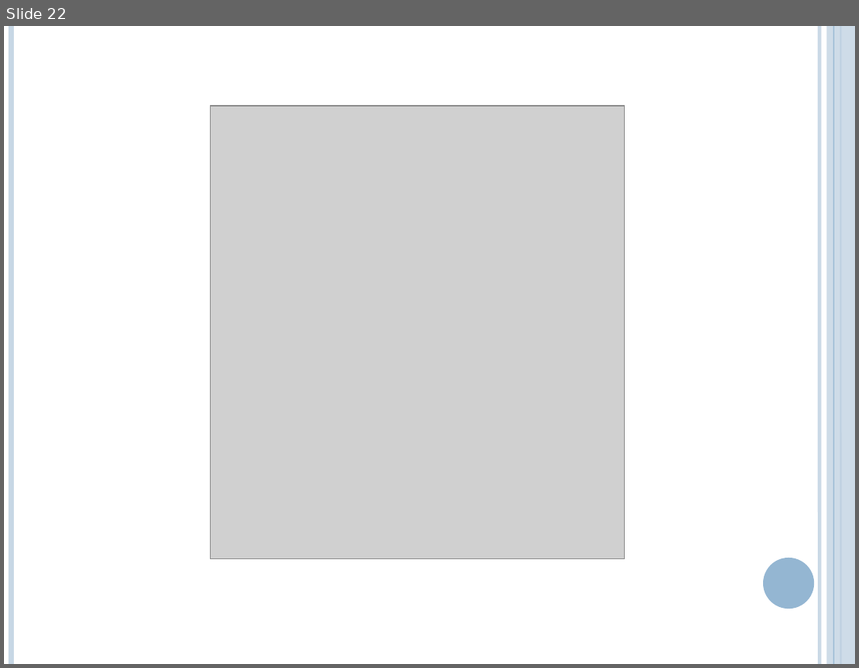
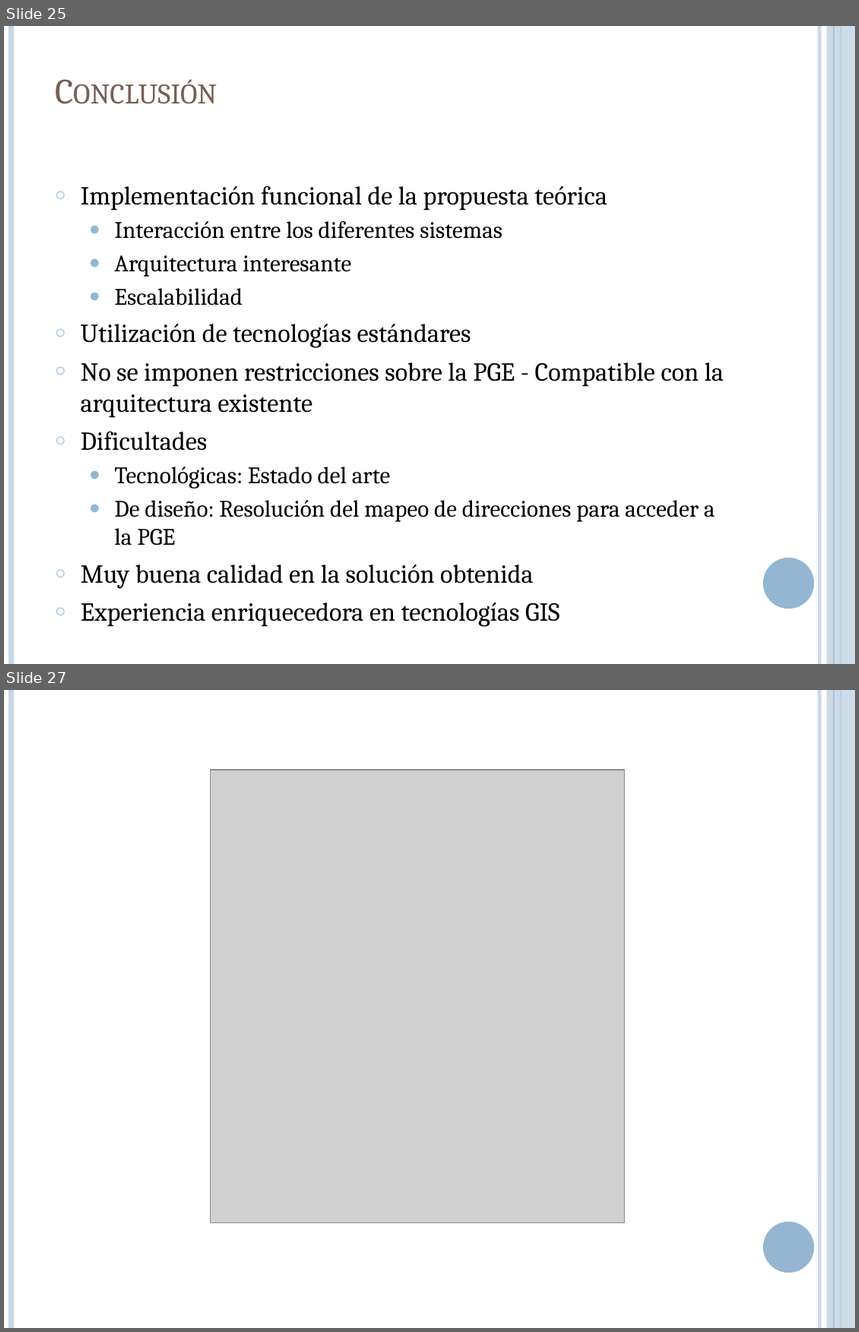
Before and after one commit to lcpaso1/integracion-gis-pge, a slide deck: Presentacion.pptx. Shown one above the other, each under a label of ours: slide 22 before the commit, slides 25 and 27 after it; the slides between them are not shown. The pictures are 859x668 and 859x1332 pixels, drawn with LibreOffice and Linux fonts; fonts in the diff are those of the drawing; grey boxes stand for pictures. Boxes give left, top, right and bottom in pixels: in the first picture for what was removed or moved away, otherwise in the second. Text is boxed around its words. In the diff, an @@ line names an element or a change of style, - is before the commit and + after.

```diff
--- a/Presentacion.pptx
+++ b/Presentacion.pptx
@@ slide 25 added at (x1=4, y1=26, x2=855, y2=664), background #FFFFFF; not listed: 6 template elements that a slide beside it also shows @@
@@ title added at (x1=47, y1=52, x2=742, y2=158), 30 pt, text #775F55, small capitals @@
+Conclusión
@@ text added at (x1=81, y1=186, x2=724, y2=627), 22 pt, text #000000 @@
+○ Implementación funcional de la propuesta teórica
+  ● Interacción entre los diferentes sistemas
+  ● Arquitectura interesante
+  ● Escalabilidad
+○ Utilización de tecnologías estándares
+○ No se imponen restricciones sobre la PGE - Compatible con la arquitectura existente
+○ Dificultades
+  ● Tecnológicas: Estado del arte
+  ● De diseño: Resolución del mapeo de direcciones para acceder a la PGE
+○ Muy buena calidad en la solución obtenida
+○ Experiencia enriquecedora en tecnologías GIS
@@ what was slide 22 is now slide 27 @@
```
Also in this commit, not shown: 6 slides changed, 6 other slides added, 2 slides removed.
